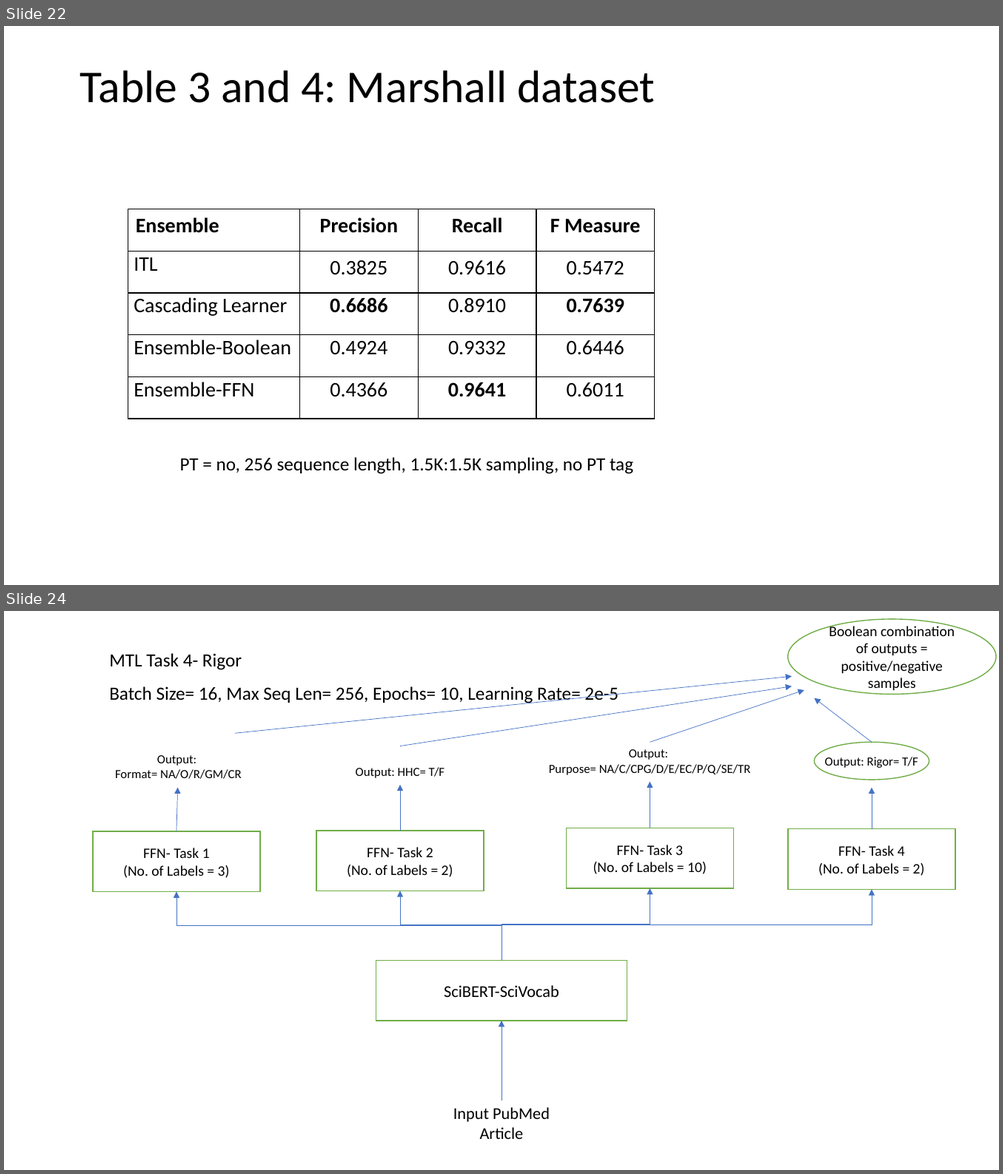
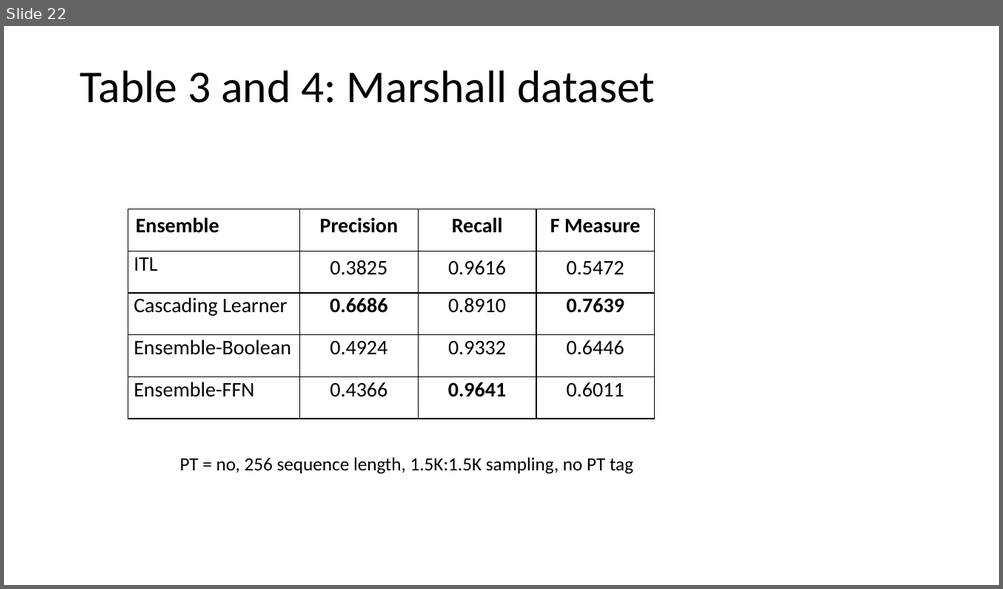
Before and after one commit to md-labs/Clinical_Hedges_BERT, a slide deck: Clinical_Hedges_Architecture.pptx. Shown one above the other, each under a label of ours: slides 22 and 24 before the commit, slide 22 after it; the slides between them are not shown. The pictures are 1003x1174 and 1003x589 pixels, drawn with LibreOffice and Linux fonts; fonts in the diff are those of the drawing. Boxes give left, top, right and bottom in pixels: in the first picture for what was removed or moved away, otherwise in the second. Text is boxed around its words. In the diff, an @@ line names an element or a change of style, - is before the commit and + after.

```diff
--- a/Clinical_Hedges_Architecture.pptx
+++ b/Clinical_Hedges_Architecture.pptx
@@ slide 24 removed at (4, 611, 999, 1170), background #FFFFFF @@
@@ ellipse removed at (788, 619, 996, 695) @@
-Boolean combination of outputs = positive/negative samples
@@ text removed at (109, 653, 242, 670) @@
-MTL Task 4- Rigor
@@ arrow removed from (235, 733) to (792, 677) @@
@@ text removed at (109, 686, 618, 704) @@
-Batch Size= 16, Max Seq Len= 256, Epochs= 10, Learning Rate= 2e-5
@@ arrow removed from (400, 746) to (792, 686) @@
@@ arrow removed from (650, 742) to (804, 690) @@
@@ arrow removed from (872, 742) to (814, 698) @@
@@ ellipse removed at (814, 742, 929, 780) @@
@@ text removed at (115, 755, 242, 779) @@
-Output:
-Format= NA/O/R/GM/CR
@@ text removed at (549, 749, 751, 775) @@
-Output:
-Purpose= NA/C/CPG/D/E/EC/P/Q/SE/TR
@@ text removed at (825, 757, 918, 768) @@
-Output: Rigor= T/F
@@ arrow removed from (176, 832) to (178, 788) @@
@@ text removed at (356, 767, 445, 778) @@
-Output: HHC= T/F
@@ arrow removed from (400, 831) to (400, 785) @@
@@ arrow removed from (650, 828) to (650, 782) @@
@@ arrow removed from (872, 829) to (872, 788) @@
@@ rectangle removed at (93, 832, 260, 892) @@
-FFN- Task 1
-(No. of Labels = 3)
@@ rectangle removed at (316, 831, 484, 891) @@
-FFN- Task 2
-(No. of Labels = 2)
@@ rectangle removed at (566, 828, 733, 889) @@
-FFN- Task 3
-(No. of Labels = 10)
@@ rectangle removed at (788, 829, 956, 889) @@
-FFN- Task 4
-(No. of Labels = 2)
@@ elbow arrow removed from (502, 961) to (176, 891) @@
@@ elbow arrow removed from (502, 961) to (400, 891) @@
@@ elbow arrow removed from (502, 961) to (872, 889) @@
@@ elbow arrow removed from (502, 961) to (650, 889) @@
@@ rectangle removed at (376, 961, 627, 1022) @@
-SciBERT-SciVocab
@@ arrow removed from (502, 1101) to (502, 1022) @@
@@ text removed at (453, 1108, 549, 1139) @@
-Input PubMed Article
```
Also in this commit, not shown: 8 other slides removed, 9 other files.
